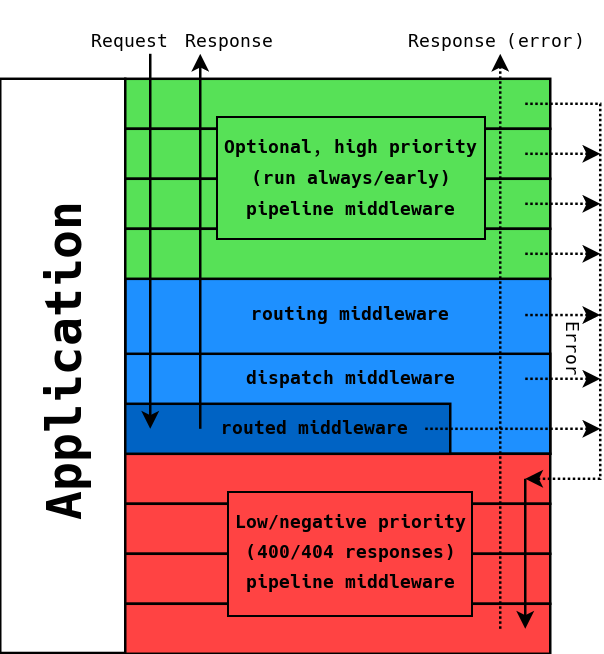
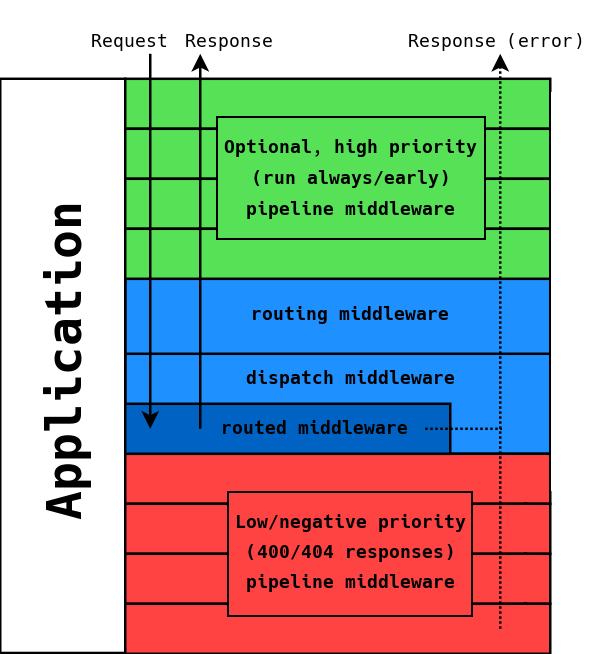
Two versions of the same layered image (604x654). Layer-by-layer changes:
hid "..." over box(566, 322, 579, 375)
painted on "Diagram" over box(502, 92, 602, 629)
